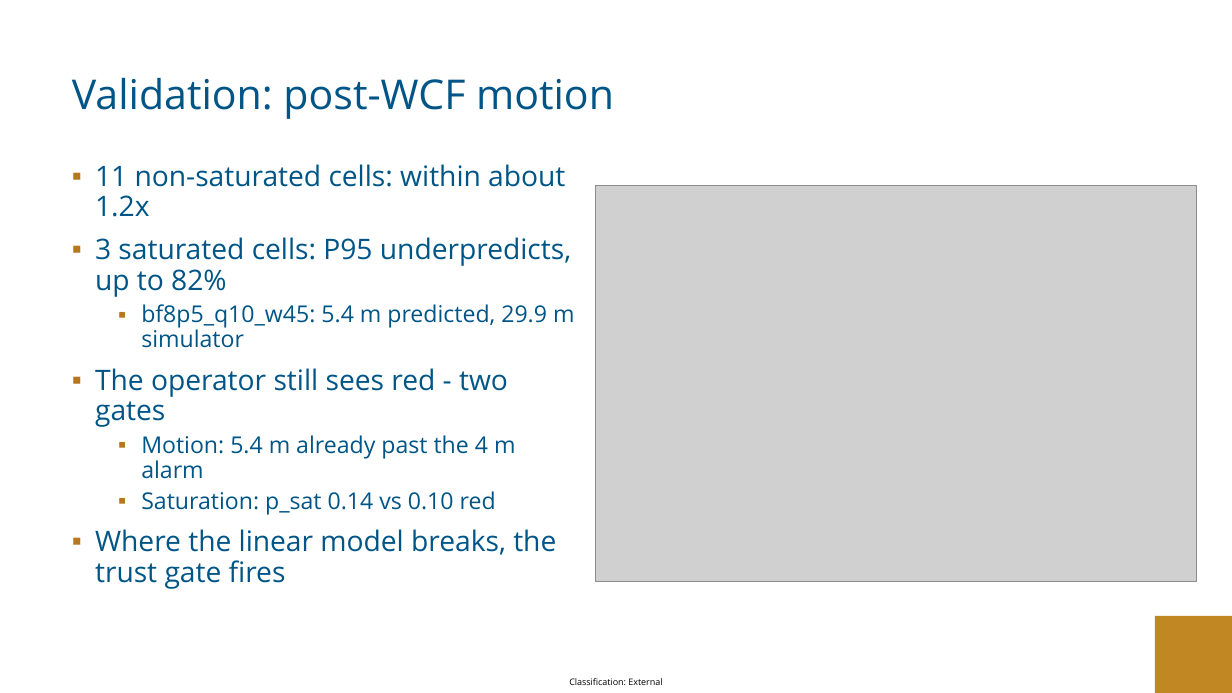
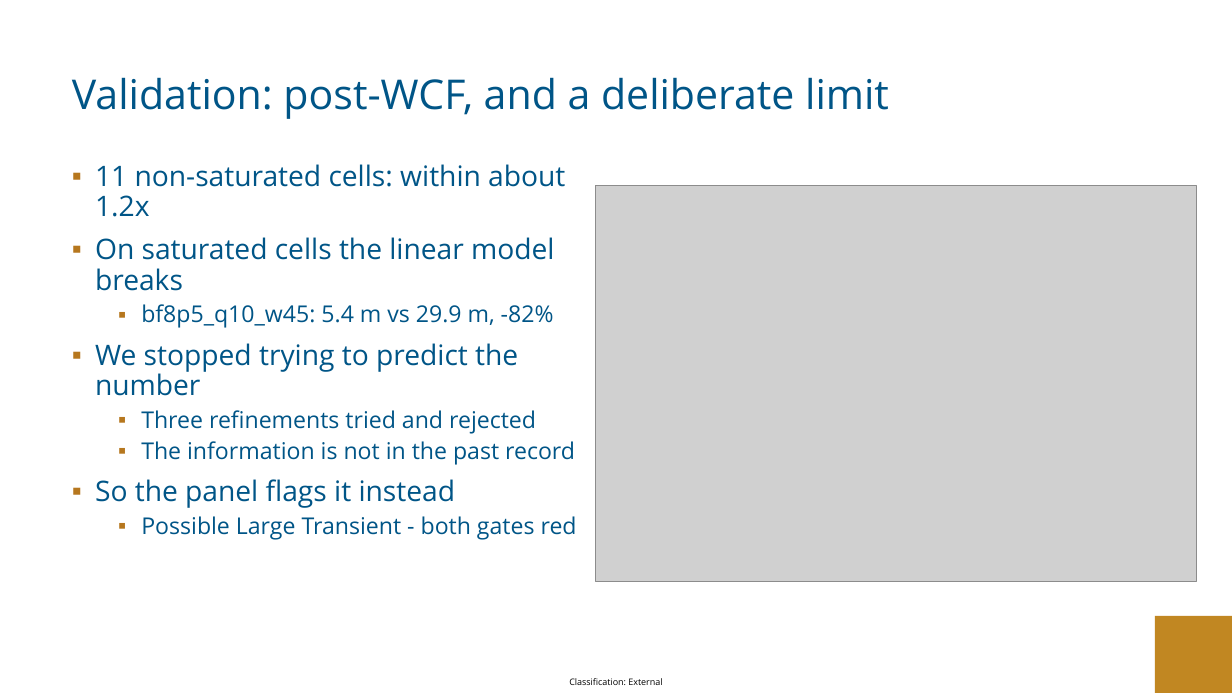
Before and after one commit to frodebloch/hydro_tools, a slide deck: slide 16 of cqa/MTS_26/presentation.pptx. Drawn at 1232x693 pixels with LibreOffice and Linux fonts; fonts in the diff are those of the drawing; grey boxes stand for pictures; background and template pictures are left out. Boxes give left, top, right and bottom in pixels: in the first picture for what was removed or moved away, otherwise in the second. Text is boxed around its words. In the diff, an @@ line names an element or a change of style, - is before the commit and + after.

```diff
--- a/cqa/MTS_26/presentation.pptx
+++ b/cqa/MTS_26/presentation.pptx
@@ title at [72,77,889,119]: text changed @@
-Validation: post-WCF motion
+Validation: post-WCF, and a deliberate limit
@@ text at [95,237,577,539]: text changed; size 22 to 18 pt @@
-▪ 3 saturated cells: P95 underpredicts, up to 82%
-  ▪ bf8p5_q10_w45: 5.4 m predicted, 29.9 m simulator
-▪ The operator still sees red - two gates
-  ▪ Motion: 5.4 m already past the 4 m alarm
-  ▪ Saturation: p_sat 0.14 vs 0.10 red
-▪ Where the linear model breaks, the trust gate fires
+▪ On saturated cells the linear model breaks
+  ▪ bf8p5_q10_w45: 5.4 m vs 29.9 m, -82%
+▪ We stopped trying to predict the number
+  ▪ Three refinements tried and rejected
+  ▪ The information is not in the past record
+▪ So the panel flags it instead
+  ▪ Possible Large Transient - both gates red
```
